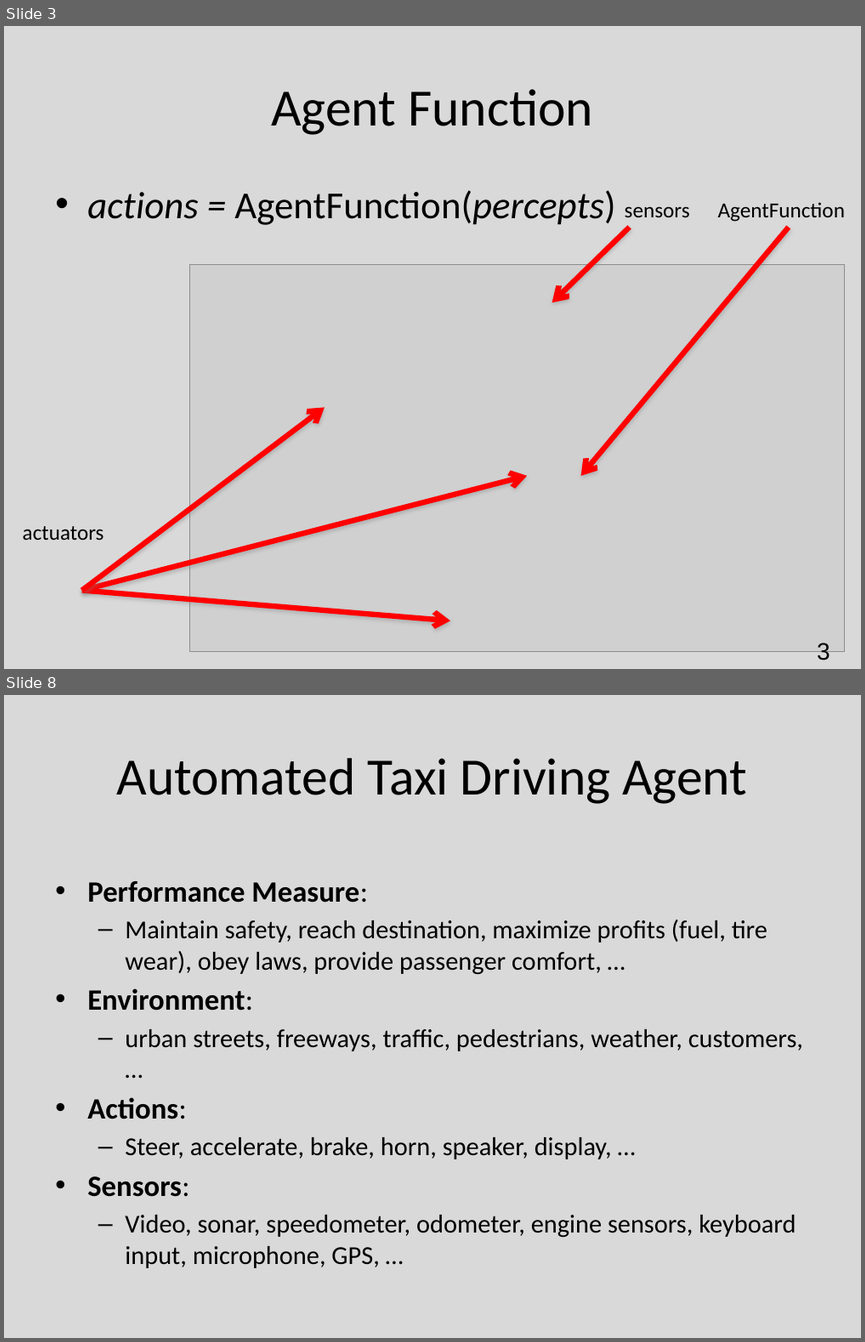
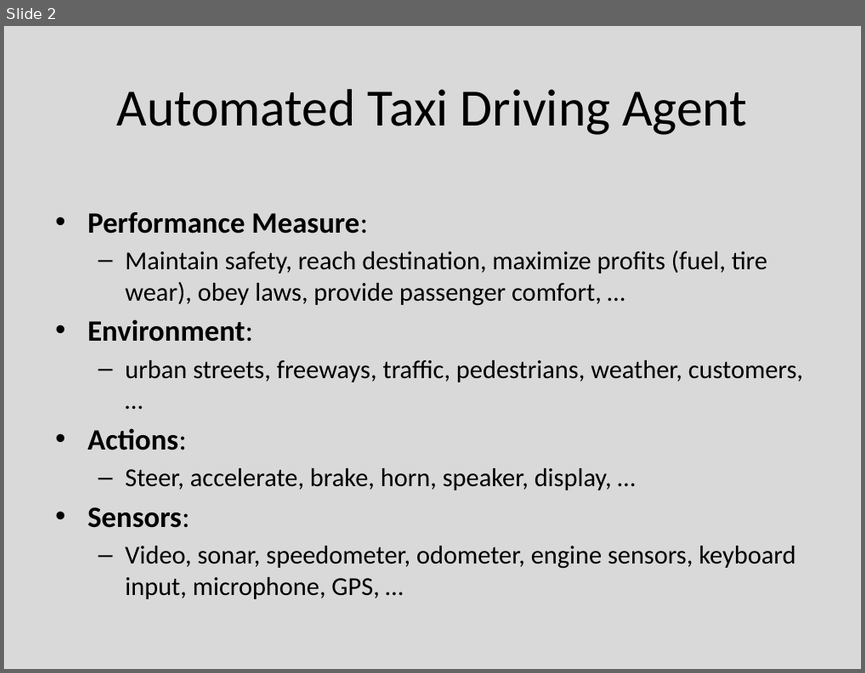
Before and after one commit to Mrtytt/SchoolNotes, a slide deck: 5_Donem_Ders_Notlari/YZ/02_intelligent agents.pptx. Shown one above the other, each under a label of ours: slides 3 and 8 before the commit, slide 2 after it; the slides between them are not shown. The pictures are 865x1342 and 865x673 pixels, drawn with LibreOffice and Linux fonts; fonts in the diff are those of the drawing; grey boxes stand for pictures. Boxes give left, top, right and bottom in pixels: in the first picture for what was removed or moved away, otherwise in the second. Text is boxed around its words. In the diff, an @@ line names an element or a change of style, - is before the commit and + after.

```diff
--- a/5_Donem_Ders_Notlari/YZ/02_intelligent agents.pptx
+++ b/5_Donem_Ders_Notlari/YZ/02_intelligent agents.pptx
@@ slide 3 removed at (4,26,861,669), background #D9D9D9 @@
@@ title removed at (271,89,593,135) @@
-Agent Function
@@ text removed at (87,190,615,225) @@
-• actions = AgentFunction(percepts)
@@ text removed at (718,202,845,222) @@
-AgentFunction
@@ arrow removed from (630, 227) to (552, 303) @@
@@ arrow removed from (788, 227) to (580, 476) @@
@@ text removed at (624,206,690,217) @@
-sensors
@@ picture removed at (190,265,845,652) @@
@@ arrow removed from (82, 590) to (324, 408) @@
@@ arrow removed from (82, 590) to (527, 476) @@
@@ text removed at (23,526,104,539) @@
-actuators
@@ arrow removed from (82, 590) to (450, 621) @@
@@ page number removed at (817,642,830,660) @@
-3
@@ what was slide 8 is now slide 2 @@
```
Also in this commit, not shown: 10 other slides removed, 8 other files.
